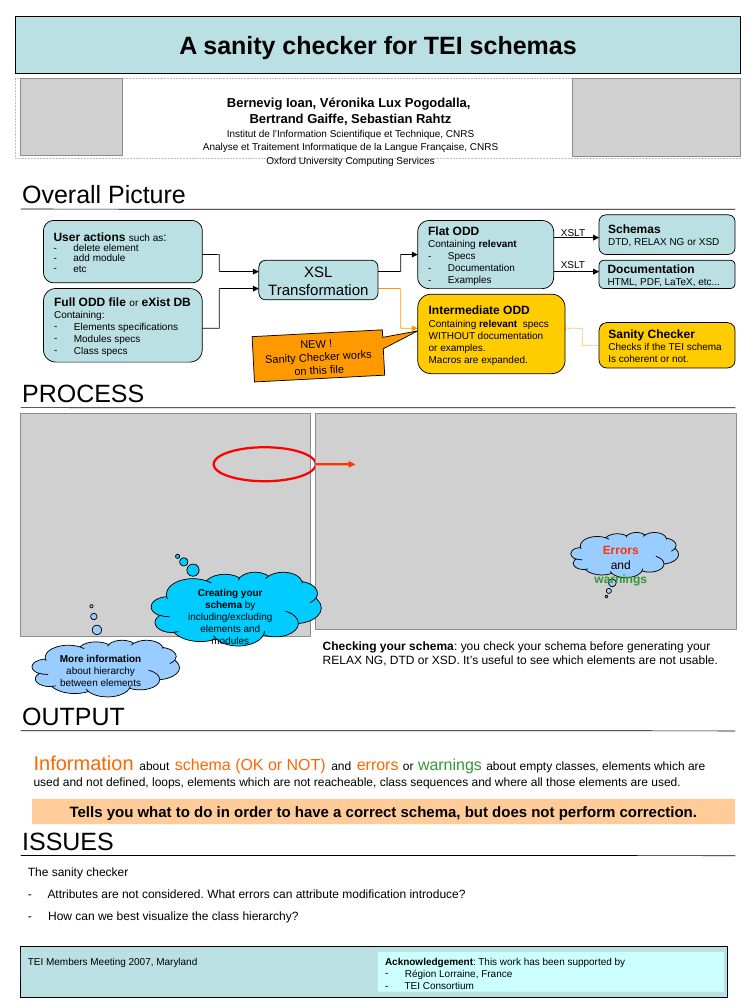
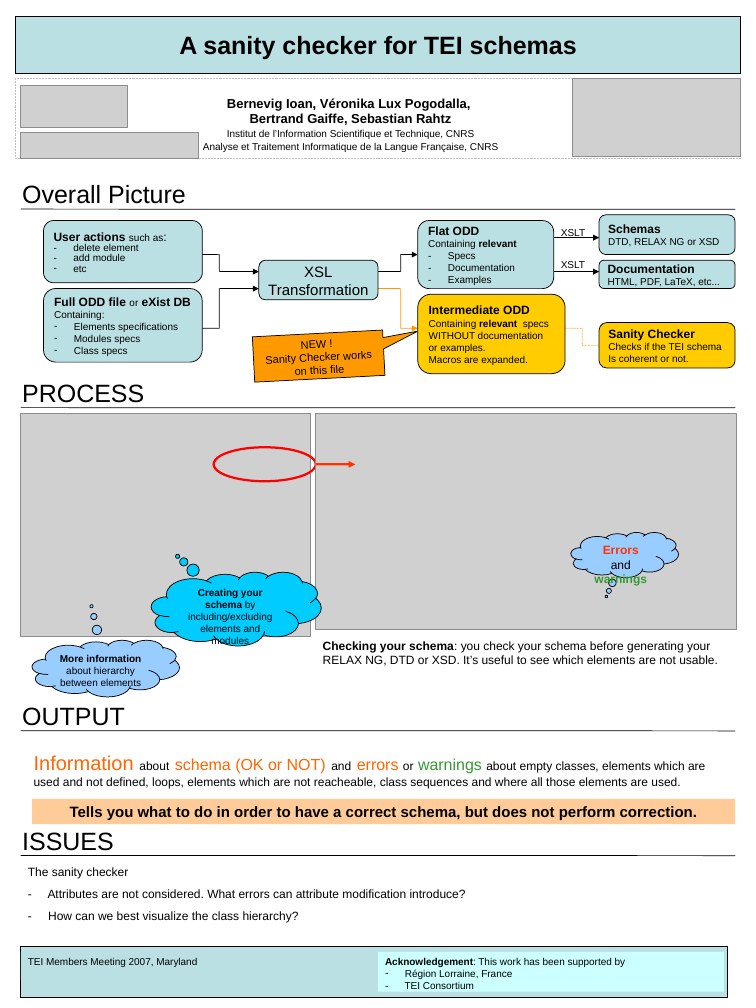
Before and after one commit to simar0at/tei-for-mecmua, a slide deck: slide 1 of Roma/sanity_poster.ppt. Drawn at 756x1008 pixels with LibreOffice and Linux fonts; fonts in the diff are those of the drawing; grey boxes stand for pictures. Boxes give left, top, right and bottom in pixels: in the first picture for what was removed or moved away, otherwise in the second. Text is boxed around its words. In the diff, an @@ line names an element or a change of style, - is before the commit and + after.

Commit message:
add oucs logo to poster

```diff
--- a/Roma/sanity_poster.ppt
+++ b/Roma/sanity_poster.ppt
@@ picture: place and size @@
-picture at box(21, 78, 123, 155)
+picture at box(21, 85, 127, 127)
@@ picture added at box(21, 132, 199, 158) @@
@@ text at box(266, 156, 434, 166): paragraph removed @@
-Oxford University Computing Services
```
